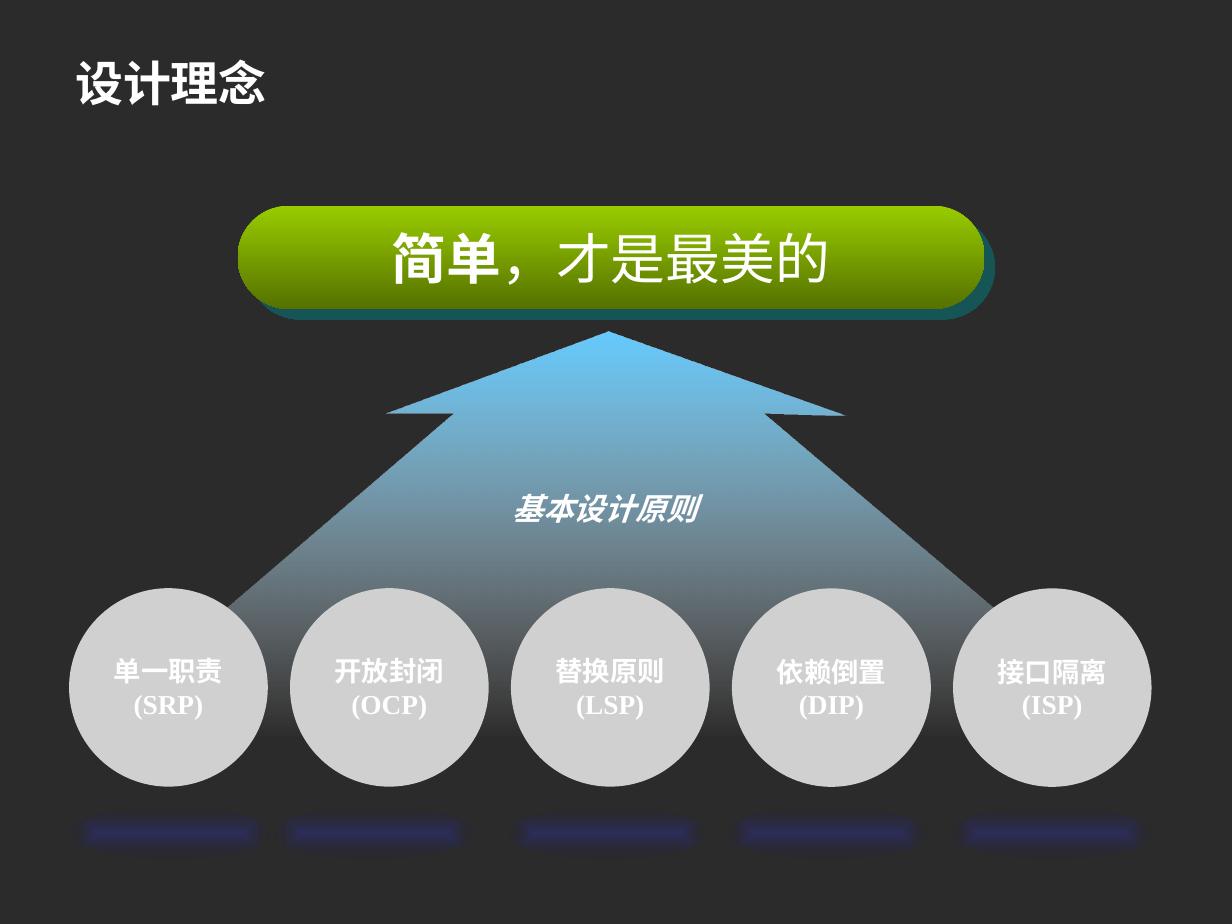
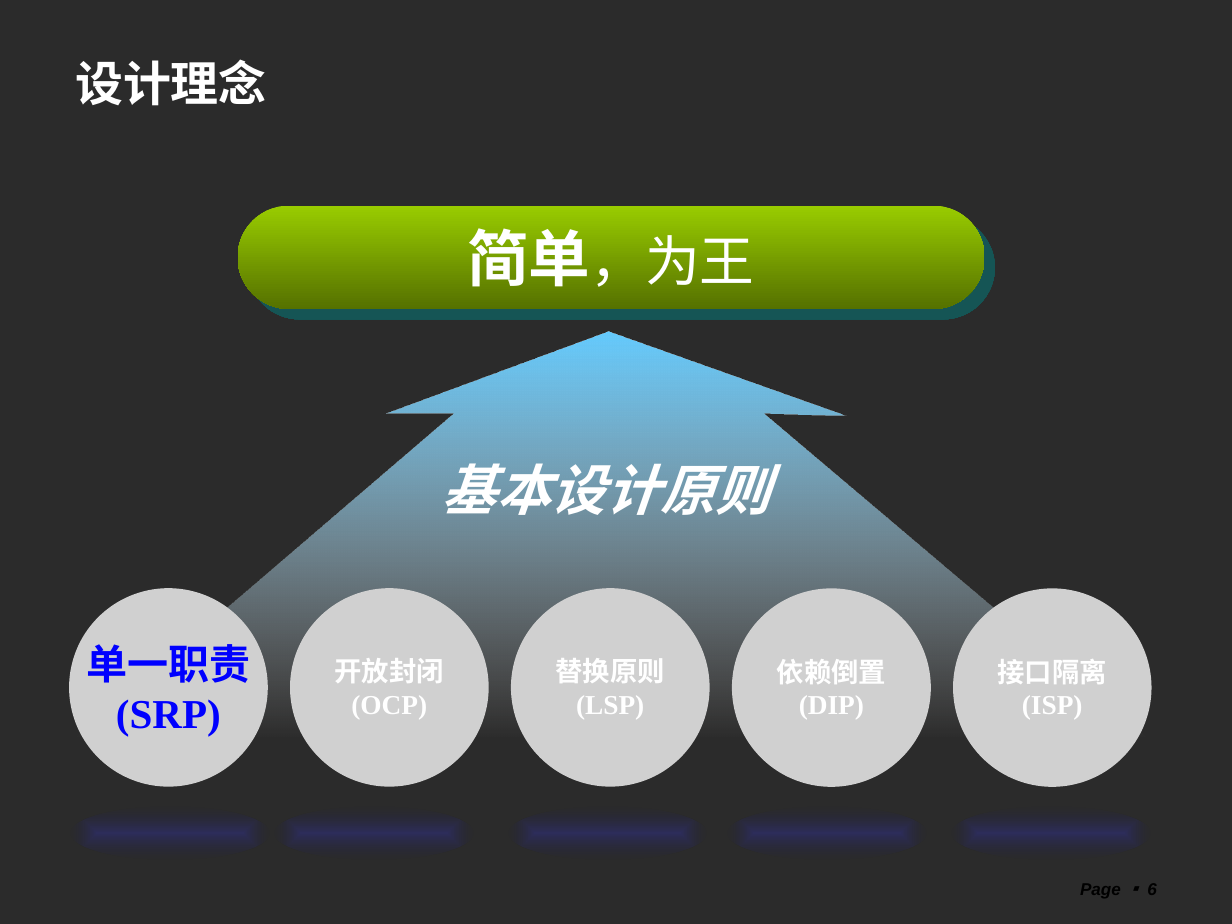
Before and after one commit to shtzr840329/mooon, a slide deck: slide 6 of distributed_platform/docs/mooon.ppt. Drawn at 1232x924 pixels with LibreOffice and Linux fonts; fonts in the diff are those of the drawing; grey boxes stand for pictures; background and template pictures are left out; a plain dark background stands for a picture behind light text. Boxes give left, top, right and bottom in pixels: in the first picture for what was removed or moved away, otherwise in the second. Text is boxed around its words. In the diff, an @@ line names an element or a change of style, - is before the commit and + after.

```diff
--- a/distributed_platform/docs/mooon.ppt
+++ b/distributed_platform/docs/mooon.ppt
@@ text in rounded rectangle at <box>478,229,754,308</box>: text changed @@
-简单，才是最美的
+简单，为王
@@ text "基本设计原则": place and size @@
-text "基本设计原则" at <box>512,494,697,523</box>
+text "基本设计原则" at <box>441,463,770,515</box>
@@ text "基本设计原则" at <box>441,463,770,515</box>: size 18 to 32 pt @@
@@ picture "单一职责" at <box>69,588,267,786</box>: size 16 to 24 pt, text colour #FFFFFF to #0000FF @@
@@ page number added at <box>1080,884,1157,898</box>, 10 pt, text #000000, bold, italic @@
+Page ▪ 6
```
Also in this commit, not shown: 21 other slides changed, 5 slides added, 4 slides removed, 4 other files.
